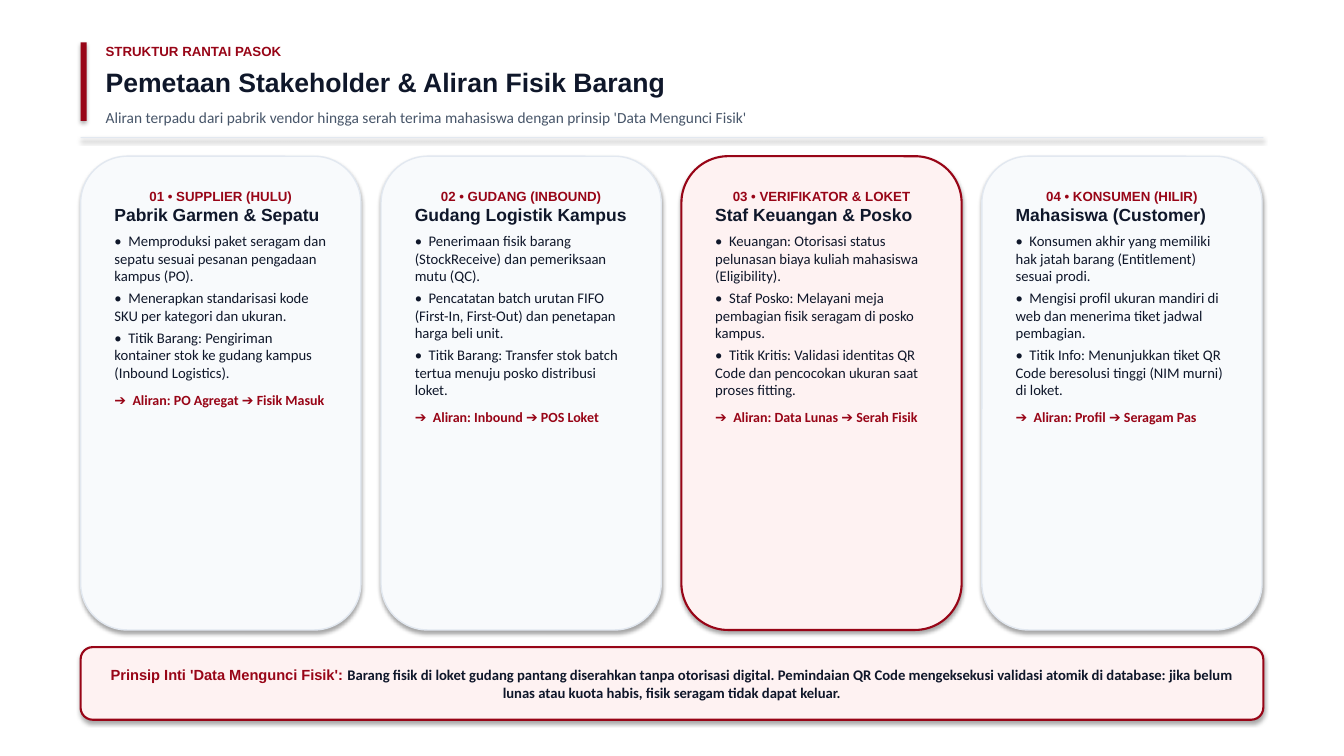
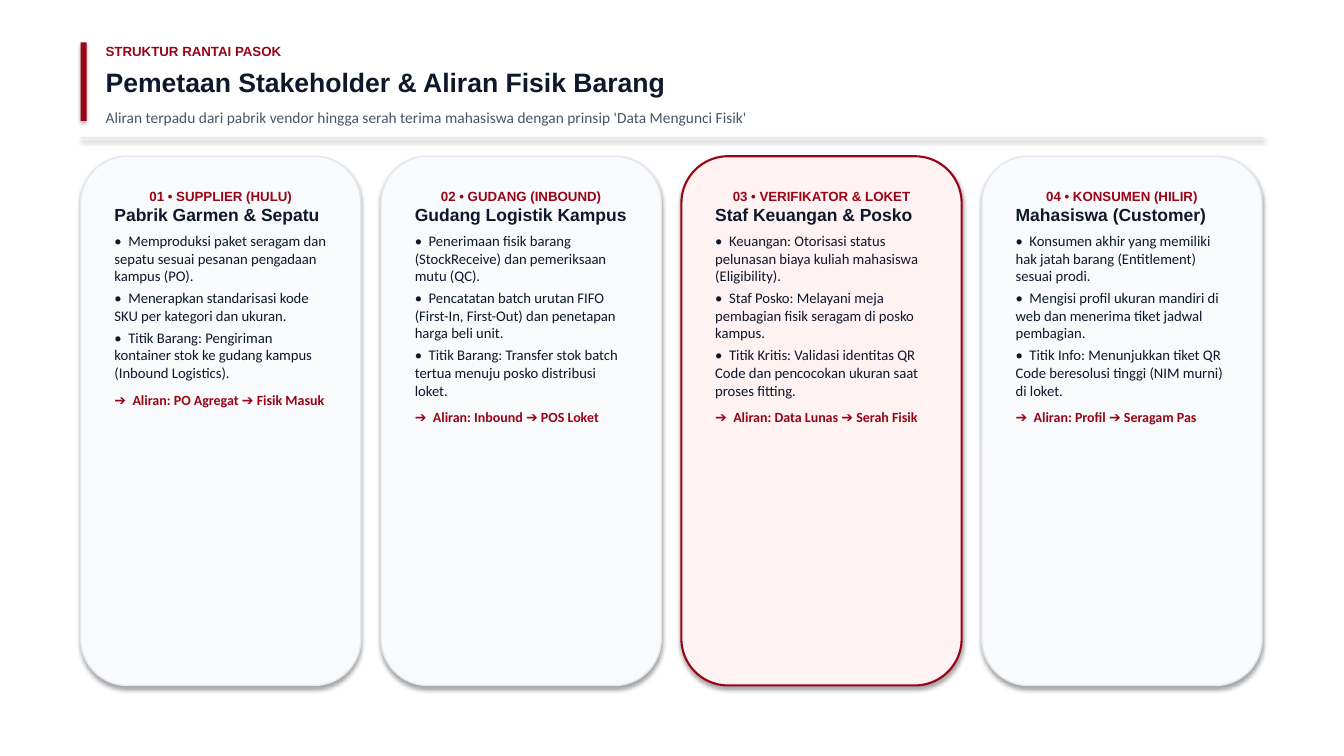
Before and after one commit to hildan-anugrah/tectnospark, a slide deck: slide 2 of HorizonU_Uniform_UniStock_SCM_Presentasi_Technospark.pptx. Drawn at 1344x756 pixels with LibreOffice and Linux fonts; fonts in the diff are those of the drawing. Boxes give left, top, right and bottom in pixels: in the first picture for what was removed or moved away, otherwise in the second. Text is boxed around its words. In the diff, an @@ line names an element or a change of style, - is before the commit and + after.

```diff
--- a/HorizonU_Uniform_UniStock_SCM_Presentasi_Technospark.pptx
+++ b/HorizonU_Uniform_UniStock_SCM_Presentasi_Technospark.pptx
@@ rounded rectangle "01 • SUPPLIER (HULU)": place and size @@
-rounded rectangle "01 • SUPPLIER (HULU)" at (81, 156, 361, 630)
+rounded rectangle "01 • SUPPLIER (HULU)" at (81, 156, 361, 686)
@@ rounded rectangle "02 • GUDANG (INBOUND)": place and size @@
-rounded rectangle "02 • GUDANG (INBOUND)" at (381, 156, 661, 630)
+rounded rectangle "02 • GUDANG (INBOUND)" at (381, 156, 661, 686)
@@ rounded rectangle "03 • VERIFIKATOR & LOKET": place and size @@
-rounded rectangle "03 • VERIFIKATOR & LOKET" at (682, 156, 962, 630)
+rounded rectangle "03 • VERIFIKATOR & LOKET" at (682, 156, 962, 686)
@@ rounded rectangle "04 • KONSUMEN (HILIR)": place and size @@
-rounded rectangle "04 • KONSUMEN (HILIR)" at (982, 156, 1262, 630)
+rounded rectangle "04 • KONSUMEN (HILIR)" at (982, 156, 1262, 686)
@@ rounded rectangle removed at (81, 647, 1263, 720) @@
-Prinsip Inti 'Data Mengunci Fisik': Barang fisik di loket gudang pantang diserahkan tanpa otorisasi digital. Pemindaian QR Code mengeksekusi validasi atomik di database: jika belum lunas atau kuota habis, fisik seragam tidak dapat keluar.
```
Also in this commit, not shown: 7 other slides changed, 2 other files.
